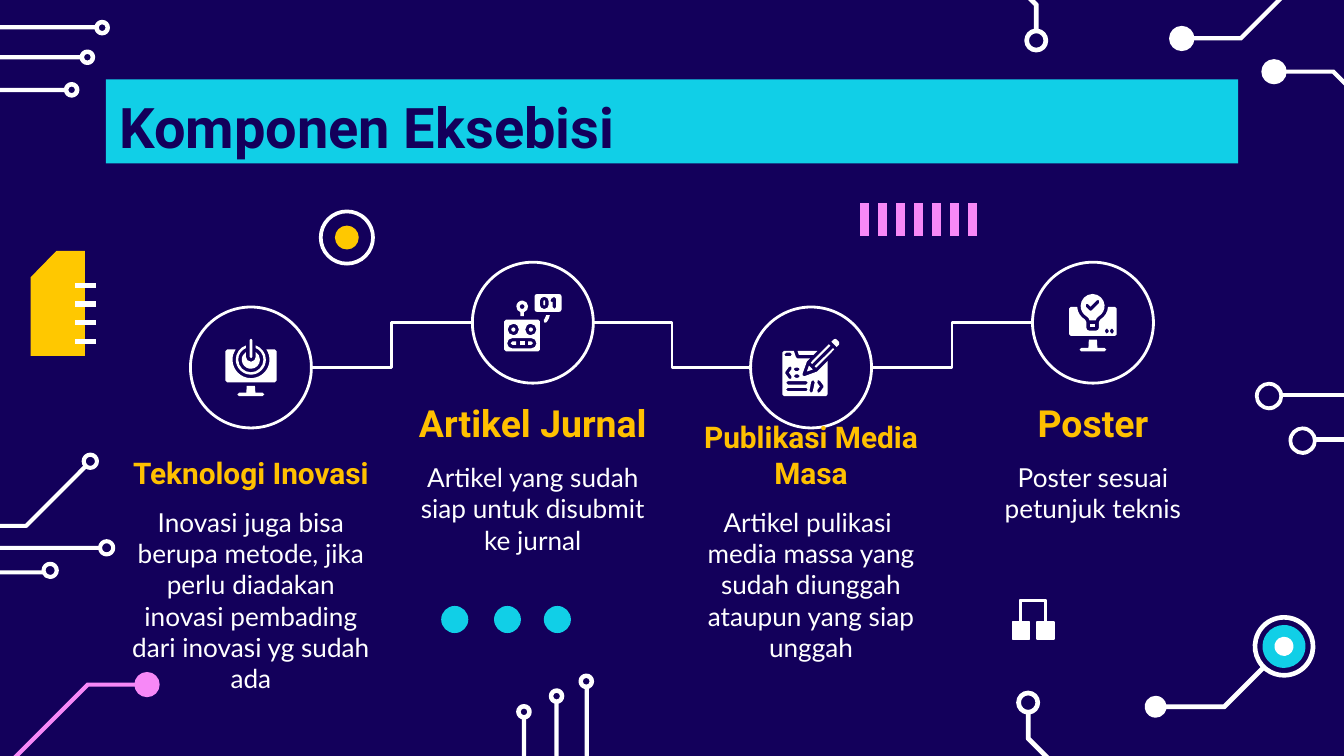
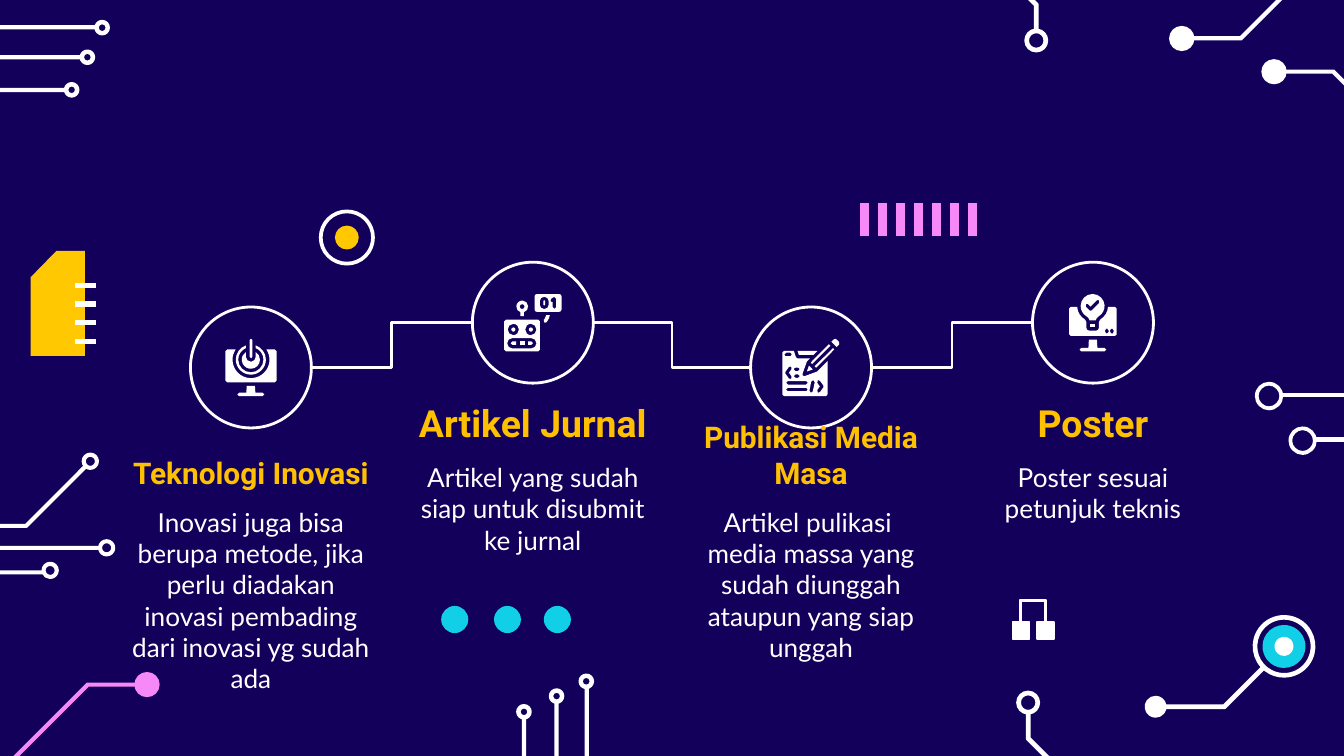
Before and after one commit to chariotofthesun/kkngenap2024, a slide deck: slide 10 of Peeeeeeeeenjk Eksebissii KKN Reg2024.pptx. Drawn at 1344x756 pixels with LibreOffice and Linux fonts; fonts in the diff are those of the drawing. Boxes give left, top, right and bottom in pixels: in the first picture for what was removed or moved away, otherwise in the second. Text is boxed around its words. In the diff, an @@ line names an element or a change of style, - is before the commit and + after.

```diff
--- a/Peeeeeeeeenjk Eksebissii KKN Reg2024.pptx
+++ b/Peeeeeeeeenjk Eksebissii KKN Reg2024.pptx
@@ title removed at bbox=[106, 79, 1239, 164] @@
-Komponen Eksebisi
```
Also in this commit, not shown: 3 other slides changed, 3 slides removed.
